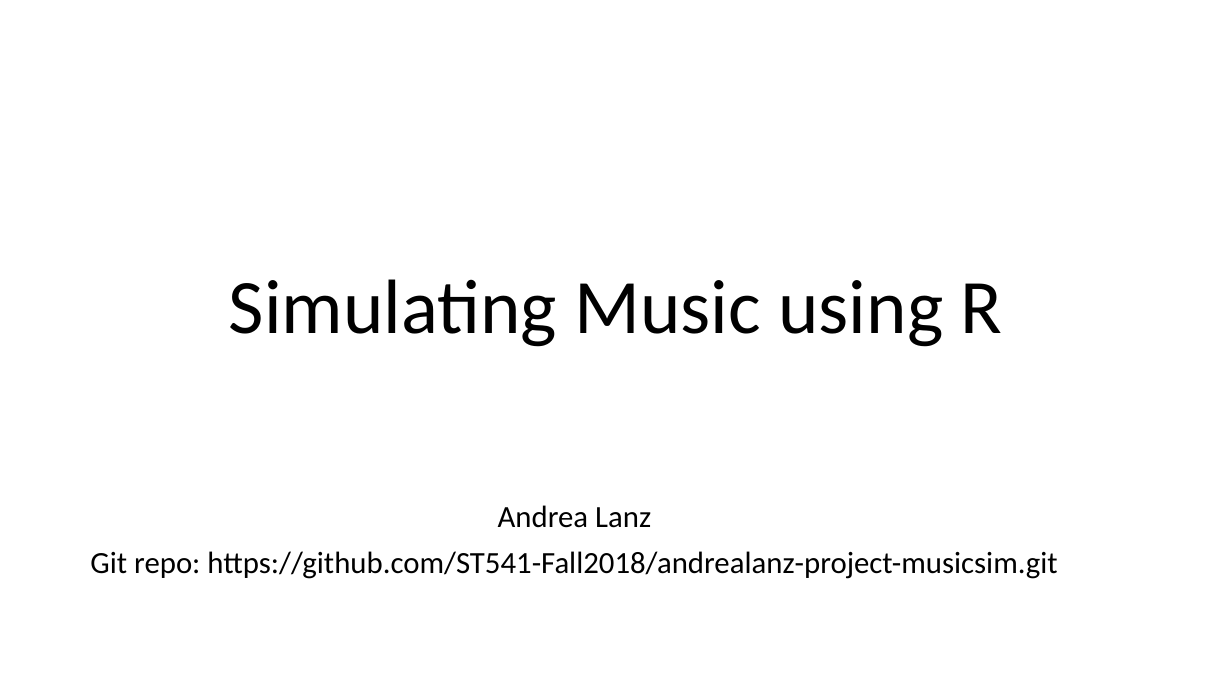
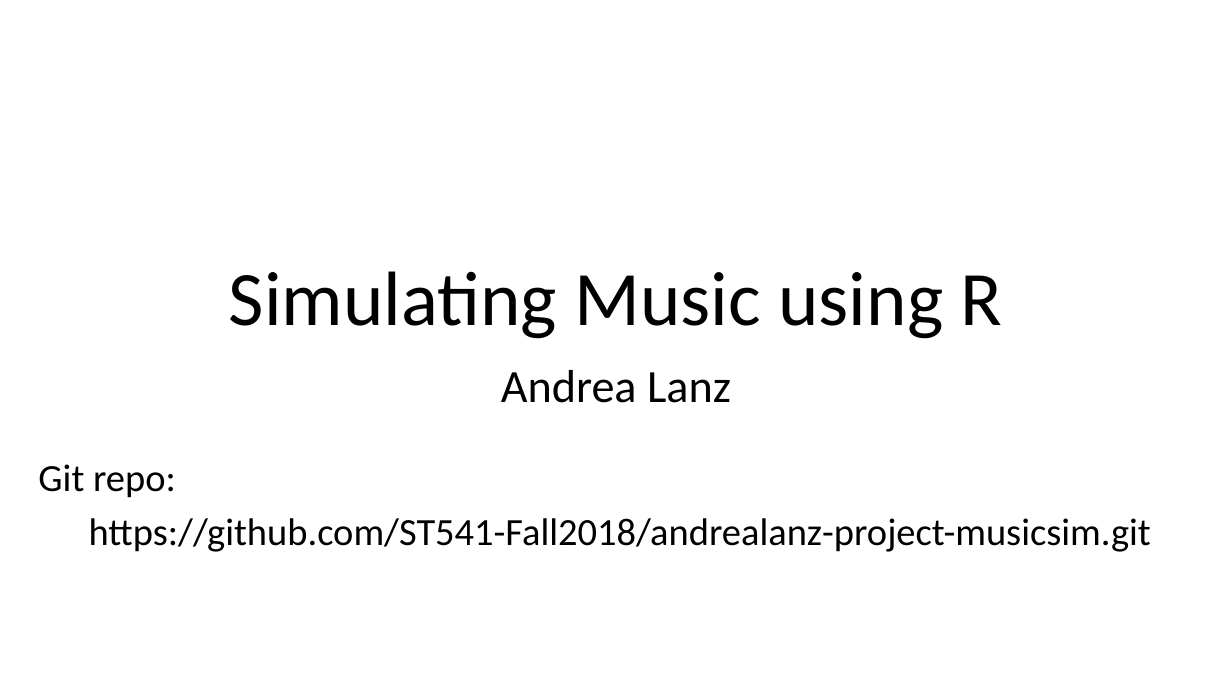
Before and after one commit to andrealanz/ST441-musicsim, a slide deck: slide 1 of doc/project_presentation.pptx. Drawn at 1232x693 pixels with LibreOffice and Linux fonts; fonts in the diff are those of the drawing. Boxes give left, top, right and bottom in pixels: in the first picture for what was removed or moved away, otherwise in the second. Text is boxed around its words. In the diff, an @@ line names an element or a change of style, - is before the commit and + after.

```diff
--- a/doc/project_presentation.pptx
+++ b/doc/project_presentation.pptx
@@ title "Simulating Music using R": place and size @@
-title "Simulating Music using R" at <box>229,279,1003,347</box>
+title "Simulating Music using R" at <box>229,271,1003,339</box>
@@ text added at <box>501,370,731,403</box>, 36 pt, text #000000 @@
+Andrea Lanz
@@ subtitle at <box>38,464,1151,552</box>: text changed; size 24 to 30 pt @@
-Andrea Lanz
-Git repo: https://github.com/ST541-Fall2018/andrealanz-project-musicsim.git
+Git repo:
+https://github.com/ST541-Fall2018/andrealanz-project-musicsim.git
```
Also in this commit, not shown: 5 slides added, 4 slides removed, 1 other file.
